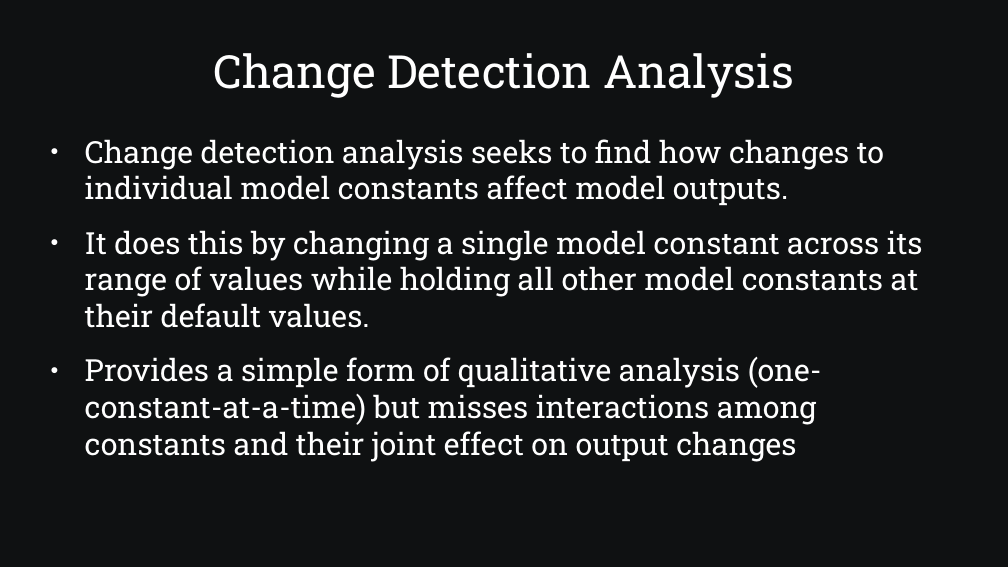
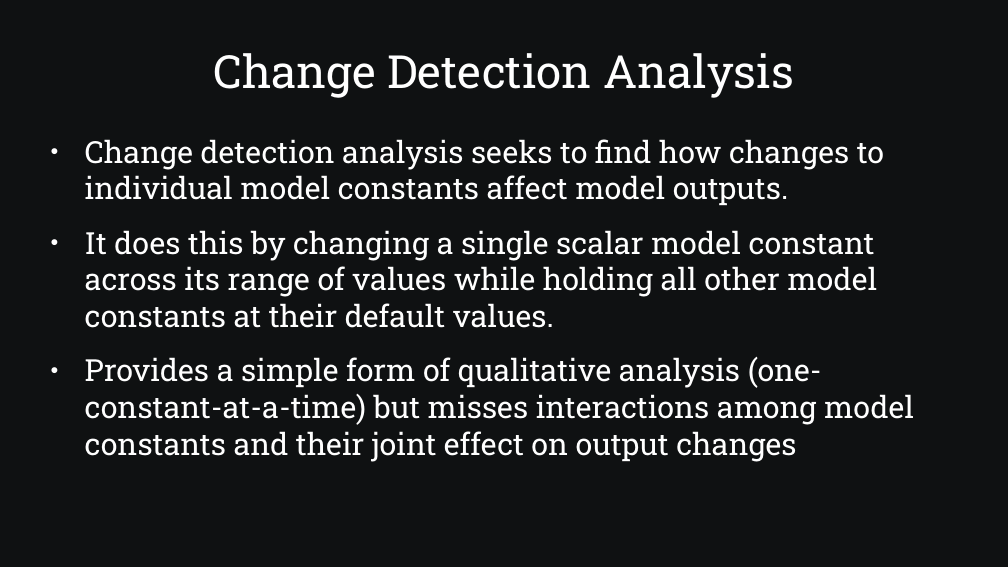
Before and after one commit to SamAllen06/lake_temp_work, a slide deck: slide 4 of documentation/for_collaborators/AnalysisOverview.pptx. Drawn at 1008x567 pixels with LibreOffice and Linux fonts; fonts in the diff are those of the drawing. Boxes give left, top, right and bottom in pixels: in the first picture for what was removed or moved away, otherwise in the second. Text is boxed around its words. In the diff, an @@ line names an element or a change of style, - is before the commit and + after.

```diff
--- a/documentation/for_collaborators/AnalysisOverview.pptx
+++ b/documentation/for_collaborators/AnalysisOverview.pptx
@@ text at <box>85,230,914,462</box>: text changed @@
-● It does this by changing a single model constant across its range of values while holding all other model constants at their default values.
-● Provides a simple form of qualitative analysis (one-constant-at-a-time) but misses interactions among constants and their joint effect on output changes
+● It does this by changing a single scalar model constant across its range of values while holding all other model constants at their default values.
+● Provides a simple form of qualitative analysis (one-constant-at-a-time) but misses interactions among model constants and their joint effect on output changes
```
Also in this commit, not shown: 18 other slides changed, 1 slide added, 1 other file.
